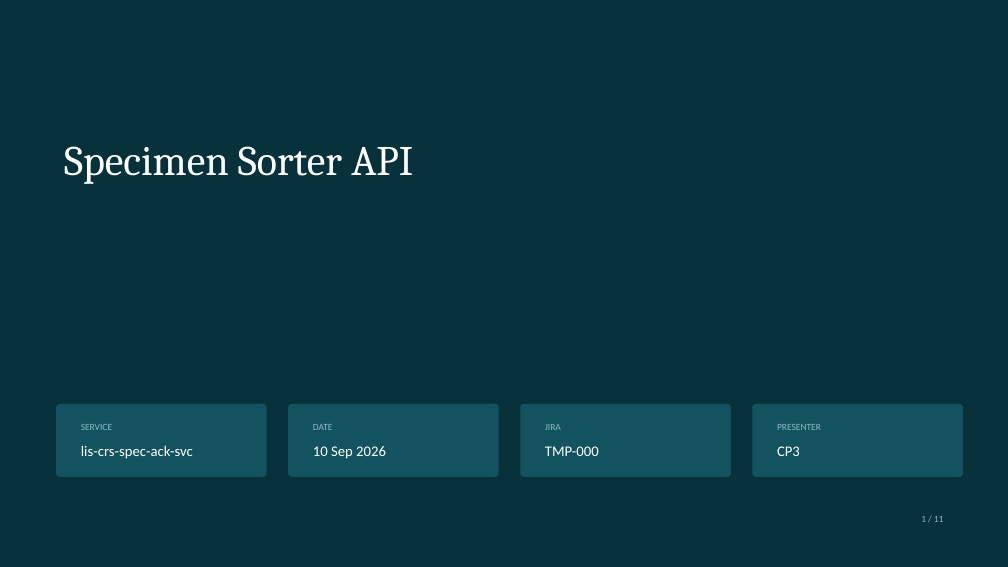
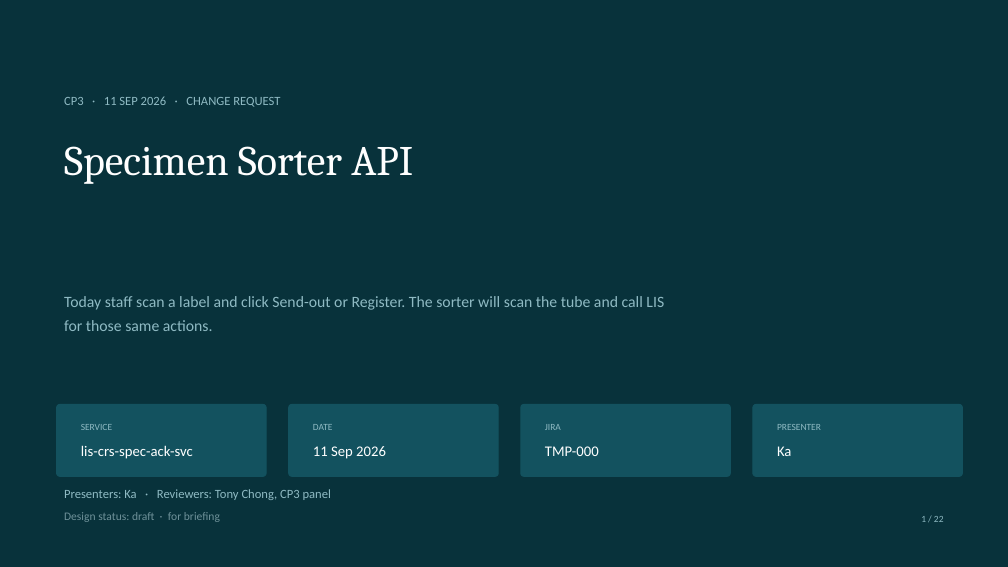
Before and after one commit to DragonChong/HA-Notes, a slide deck: slide 1 of SDLC/Projects/TMP-specimen-sorter-api — Specimen Sorter API/assets/Specimen Sorter API.pptx. Drawn at 1008x567 pixels with LibreOffice and Linux fonts; fonts in the diff are those of the drawing. Boxes give left, top, right and bottom in pixels: in the first picture for what was removed or moved away, otherwise in the second. Text is boxed around its words. In the diff, an @@ line names an element or a change of style, - is before the commit and + after.

```diff
--- a/SDLC/Projects/TMP-specimen-sorter-api — Specimen Sorter API/assets/Specimen Sorter API.pptx
+++ b/SDLC/Projects/TMP-specimen-sorter-api — Specimen Sorter API/assets/Specimen Sorter API.pptx
@@ text added at box(64, 96, 280, 107), 12 pt, text #8FBAC3 @@
+CP3 · 11 SEP 2026 · CHANGE REQUEST
@@ text added at box(64, 296, 664, 331), 15 pt, text #8FBAC3 @@
+Today staff scan a label and click Send-out or Register. The sorter will scan the tube and call LIS for those same actions.
@@ text at box(313, 446, 386, 459): text changed @@
-10 Sep 2026
+11 Sep 2026
@@ text at box(777, 446, 791, 456): text changed @@
-CP3
+Ka
@@ text added at box(64, 489, 331, 500), 12 pt, text #8FBAC3 @@
+Presenters: Ka · Reviewers: Tony Chong, CP3 panel
@@ text added at box(64, 512, 220, 522), 11 pt, text #6E9199 @@
+Design status: draft · for briefing
```
Also in this commit, not shown: 10 other slides changed, 11 slides added, 3 other files.
